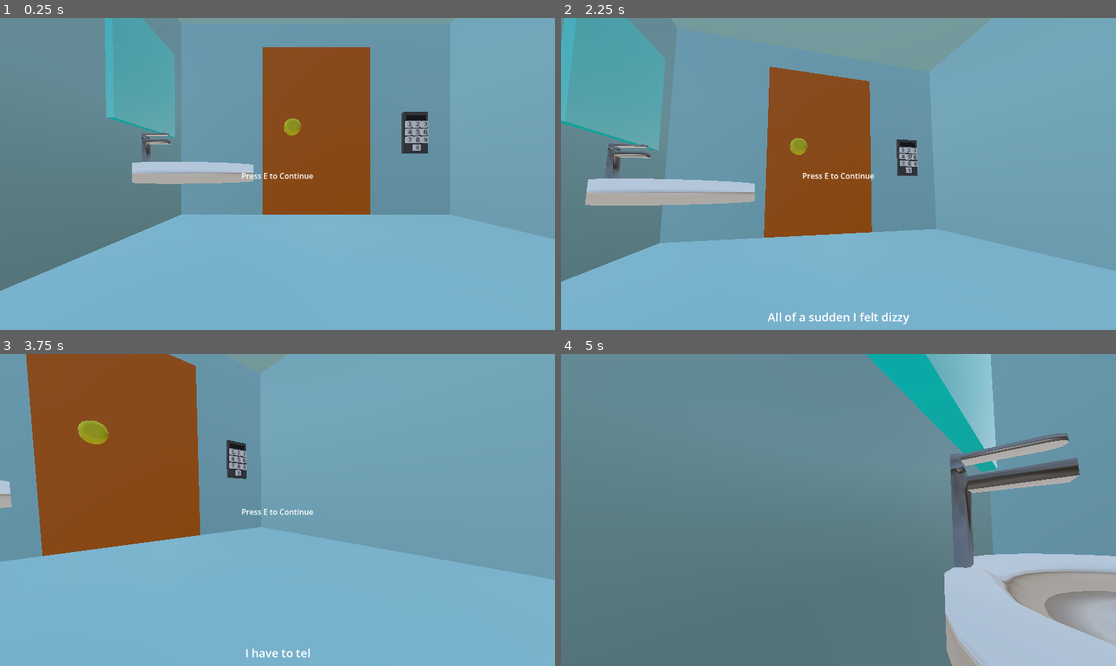
Above: before the commit, frames 1-4 (two rows, left to right).
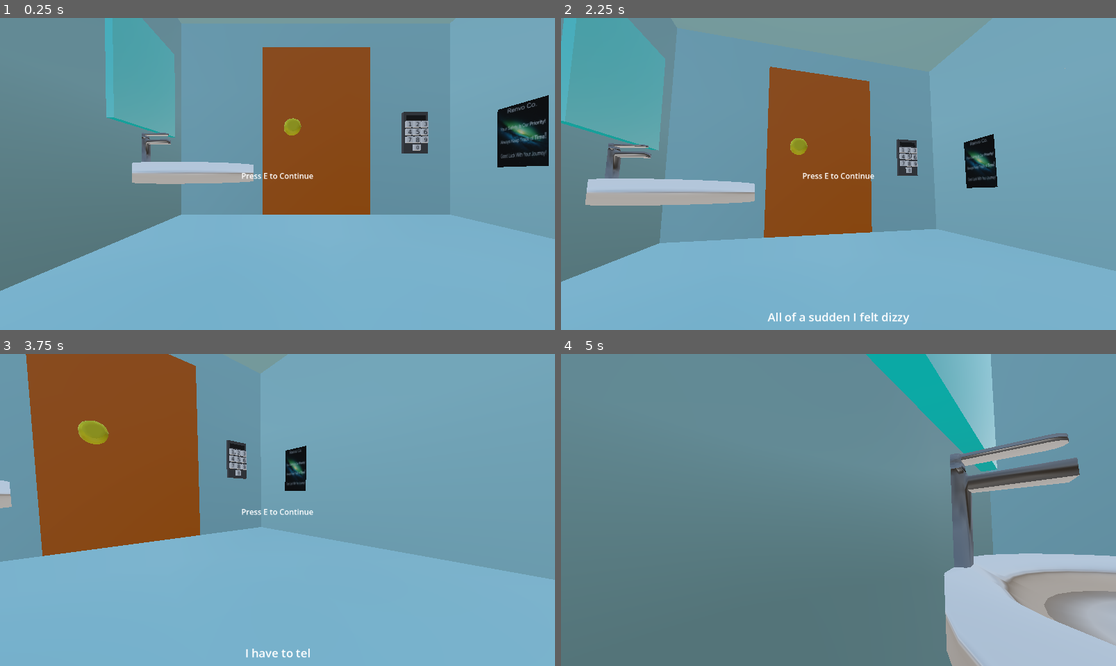
Above: after the commit, the same moments.

Repository: DabPlayZ1/Paid_Vacation
Game: Godot game, scene res://main_ig.tscn
The game is run twice, just before and just after one commit, with the same random seed, the same clock (stepped at 60 frames per second) and the same inputs.
Inputs (mouse positions are in pixels of both pictures, inside the frame that each line leads up to):
- Up to frame 1 (0.25 s): no input
- Up to frame 2 (2.25 s): tap E (E_Interact) at 0.5, 0.6, 1.25, 1.35, 2, 2.1 s; move the mouse to (866, 174) at 0.52 s; hold W (Move_Forward) from 0.53 s (still down); tap Space (Jump) at 0.77, 1.52 s; move the mouse to (810, 174) at 1.27 s; move the mouse to (849, 167) at 2.02 s
- Up to frame 3 (3.75 s): keep holding W (Move_Forward); tap E (E_Interact) at 2.75, 2.85, 3.5, 3.6 s; move the mouse to (271, 516) at 2.77 s; tap Space (Jump) at 3.02 s; move the mouse to (316, 513) at 3.52 s
- Up to frame 4 (5 s): keep holding W (Move_Forward); tap Space (Jump) at 3.77, 4.52 s; tap E (E_Interact) at 4.25, 4.35 s; move the mouse to (794, 506) at 4.27 s

The runs differ from the first frame. In frame 1, 1.9% of the frame differs, in the area x 89-99%, y 24-48%; in frame 2, 0.9%; in frame 3, 0.5%; in frame 4, nothing differs.

Commit message:
Added Poster

Diff:
--- a/main_ig.tscn
+++ b/main_ig.tscn
@@ -28,6 +28,7 @@
 [ext_resource type="Texture2D" uid="uid://ckx8kw85mtvur" path="res://keypad_3_hover.png" id="24_nlr47"]
 [ext_resource type="Texture2D" uid="uid://cyjlc6sknnvso" path="res://keypad_1_hover.png" id="26_nlr47"]
 [ext_resource type="Texture2D" uid="uid://t8fnr4m7lkpd" path="res://keypad_enterer.png" id="27_nlr47"]
+[ext_resource type="Texture2D" uid="uid://ddfgl0jj8w3l7" path="res://Time_Poster.png" id="29_o5ys2"]
 
 [sub_resource type="ProceduralSkyMaterial" id="ProceduralSkyMaterial_h71pn"]
 sky_horizon_color = Color(0.66224277, 0.6717428, 0.6867428, 1)
@@ -76,6 +77,13 @@
 
 [sub_resource type="BoxShape3D" id="BoxShape3D_yx1kl"]
 size = Vector3(0.9921875, 2.1882324, 2.057251)
+
+[sub_resource type="PlaneMesh" id="PlaneMesh_dkt1i"]
+size = Vector2(1, 1.5)
+orientation = 0
+
+[sub_resource type="StandardMaterial3D" id="StandardMaterial3D_b4wvp"]
+albedo_texture = ExtResource("29_o5ys2")
 
 [node name="Node3D" type="Node3D" unique_id=1256432373]
 
@@ -382,6 +390,13 @@
 theme_override_font_sizes/normal_font_size = 40
 horizontal_alignment = 1
 vertical_alignment = 1
+
+[node name="StaticBody3D2" type="StaticBody3D" parent="." unique_id=1658553342]
+
+[node name="MeshInstance3D" type="MeshInstance3D" parent="StaticBody3D2" unique_id=312523179]
+transform = Transform3D(-0.99999845, 0.0017453283, 8.742278e-08, 0.0017453283, 0.99999845, 0, -8.742264e-08, 1.5258145e-10, -1, -0.2667793, 2.411474, -2.9079914)
+mesh = SubResource("PlaneMesh_dkt1i")
+surface_material_override/0 = SubResource("StandardMaterial3D_b4wvp")
 
 [connection signal="pressed" from="Keypad/0" to="keypad_body" method="_on_0_pressed"]
 [connection signal="pressed" from="Keypad/9" to="keypad_body" method="_on_9_pressed"]
Binary file added: Time_Poster.png
Not shown, added: Time_Poster.png.import
